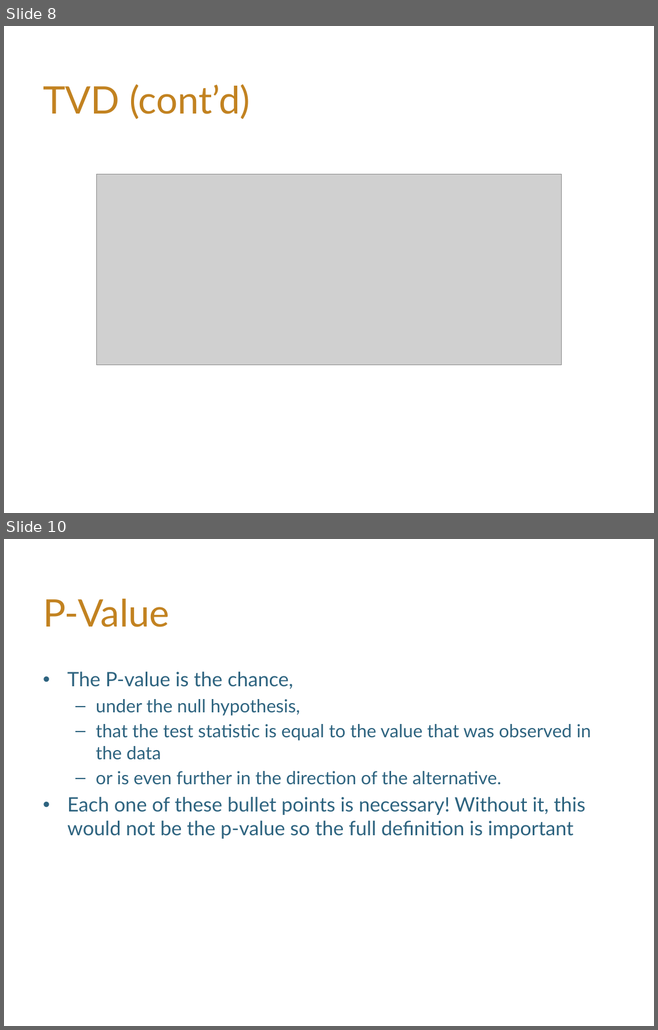
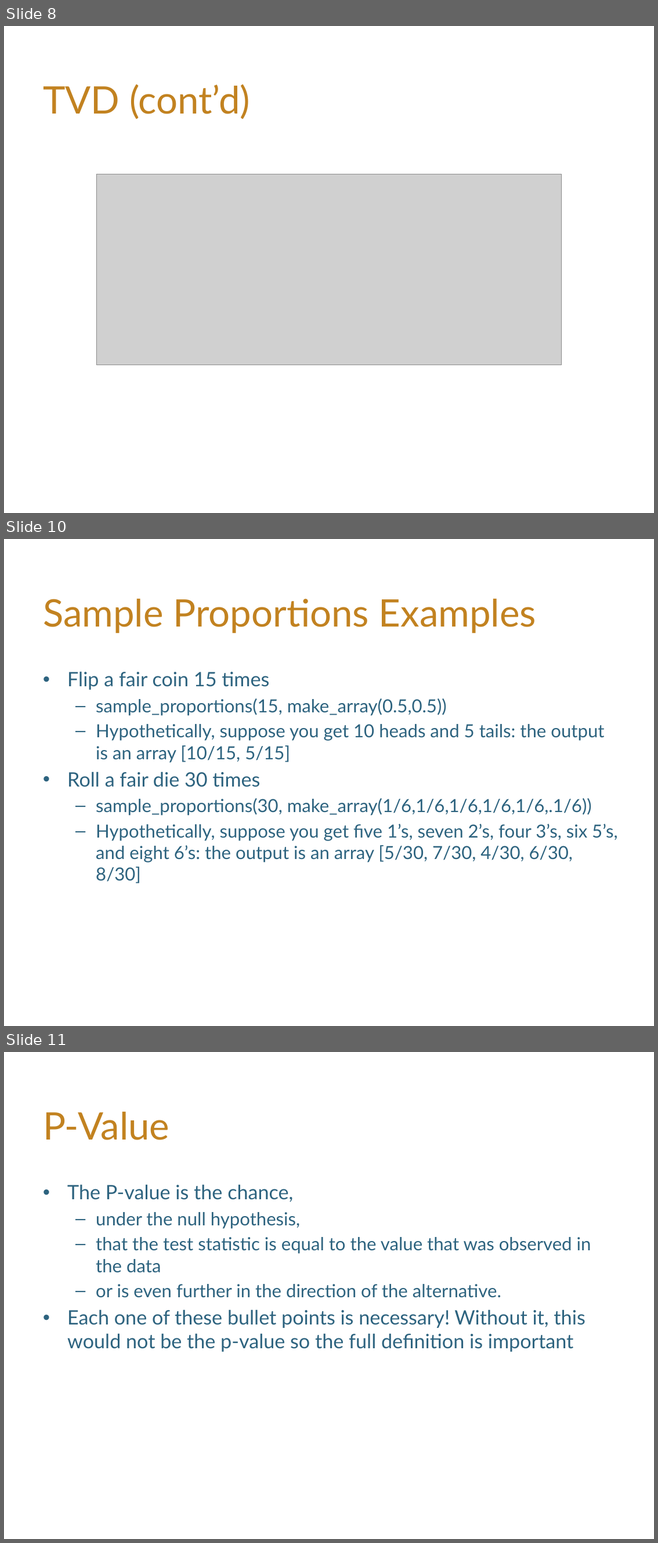
Before and after one commit to hLuo27/teaching, a slide deck: data8/slides/lab6.pptx. Shown one above the other, each under a label of ours: slides 8 and 10 before the commit, slides 8, 10 and 11 after it; the slides between them are not shown. The pictures are 658x1030 and 658x1543 pixels, drawn with LibreOffice and Linux fonts; fonts in the diff are those of the drawing; grey boxes stand for pictures; background and template pictures are left out. Boxes give left, top, right and bottom in pixels: in the first picture for what was removed or moved away, otherwise in the second. Text is boxed around its words. In the diff, an @@ line names an element or a change of style, - is before the commit and + after.

```diff
--- a/data8/slides/lab6.pptx
+++ b/data8/slides/lab6.pptx
@@ slide 10 added at [4, 539, 654, 1026], background #FFFFFF @@
@@ title added at [43, 599, 536, 634], 42 pt, text #C28220 @@
+Sample Proportions Examples
@@ text added at [67, 671, 618, 884], 20 pt, text #2D637F @@
+• Flip a fair coin 15 times
+  – sample_proportions(15, make_array(0.5,0.5))
+  – Hypothetically, suppose you get 10 heads and 5 tails: the output is an array [10/15, 5/15]
+• Roll a fair die 30 times
+  – sample_proportions(30, make_array(1/6,1/6,1/6,1/6,1/6,.1/6))
+  – Hypothetically, suppose you get five 1’s, seven 2’s, four 3’s, six 5’s, and eight 6’s: the output is an array [5/30, 7/30, 4/30, 6/30, 8/30]
@@ what was slide 10 is now slide 11 @@
```
Also in this commit, not shown: 3 slides changed, 1 other slide added, 2 slides removed, 1 other file.
